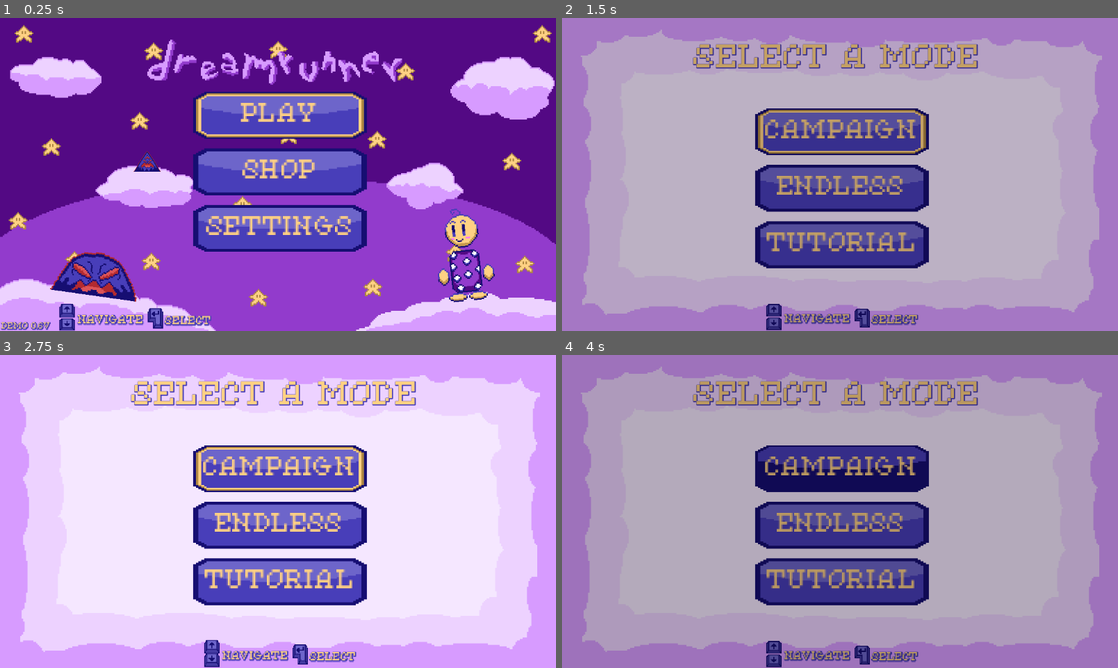
Above: before the commit, frames 1-4 (two rows, left to right).
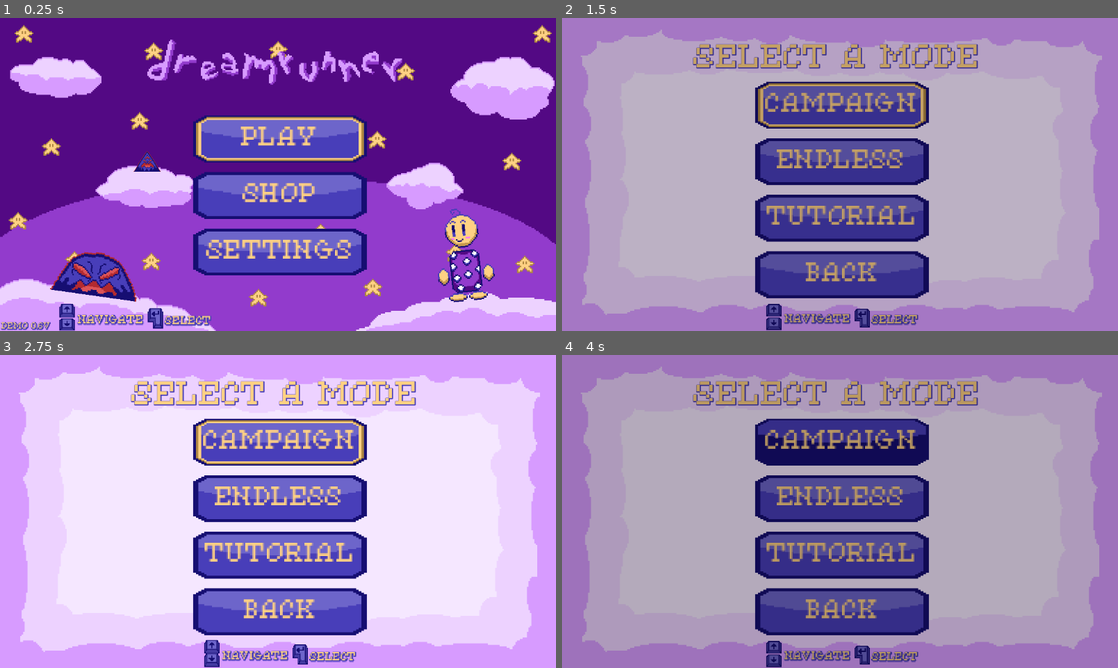
Above: after the commit, the same moments.

Repository: jacio-m/DreamRunner
Game: Godot game, scene res://HUD/main_menu.tscn
Two runs of this game, one before a commit and one after it. Both use one fixed random seed, a clock stepped at 60 frames per second and the inputs below. Sound files missing from this copy of the repository are replaced by a short silence.
Inputs:
- Up to frame 1 (0.25 s): no input
- Up to frame 2 (1.5 s): tap Enter (ui_accept) at 0.5, 0.77 s; hold Right (ui_right) from 0.53 s (still down)
- Up to frame 3 (2.75 s): tap Enter (ui_accept) at 1.52 s; release Right (ui_right) at 2.03 s; hold Left (ui_left) from 2.03 s (still down)
- Up to frame 4 (4 s): release Left (ui_left) at 2.78 s; hold Right (ui_right) from 2.78 s (still down); tap Enter (ui_accept) at 3.02, 3.77 s

The runs differ from the first frame. In frame 1, 18% of the frame differs, in the area x 34-66%, y 23-83%; in frame 2, 21%; in frame 3, 21%, in the area x 34-66%, y 20-90%; in frame 4, 21%.

Commit message:
Adjusted Buttons and Layouts + Added New Tutorial Content
Enhanced the mode select screen with more button functionality, adjusted the main menu layout, and now adding new content to the tutorial.

Diff:
--- a/HUD/Tutorial/tutorial1.gd
+++ b/HUD/Tutorial/tutorial1.gd
@@ -9,6 +9,7 @@
 	$ChildRun.play()
 	$RightKey.play()
 	$LeftKey.play()
+	$DownKey.play()
 
 func next():
 	MusicManager.play_SFX("res://Sounds/entersound.ogg")
--- a/HUD/Tutorial/tutorial1.tscn
+++ b/HUD/Tutorial/tutorial1.tscn
@@ -12,7 +12,9 @@
 [ext_resource type="Texture2D" uid="uid://b421tfqxeu1nq" path="res://HUD/Sprites/enter_key2.png" id="10_6hxyn"]
 [ext_resource type="Texture2D" uid="uid://bjy7gr83rq5vh" path="res://HUD/Sprites/up_key1.png" id="11_dujvt"]
 [ext_resource type="Texture2D" uid="uid://c0esvier6a7uo" path="res://HUD/Sprites/up_key2.png" id="12_jyflm"]
+[ext_resource type="Texture2D" uid="uid://d34mf6363jbiy" path="res://HUD/Sprites/down_key1.png" id="13_0r27a"]
 [ext_resource type="Texture2D" uid="uid://cc3tx0ltg3oly" path="res://Player/Jumping Animation/child_jumping1.png" id="13_5h8ak"]
+[ext_resource type="Texture2D" uid="uid://bxajn8lrlsmlb" path="res://HUD/Sprites/down_key2.png" id="14_6q5ag"]
 [ext_resource type="Texture2D" uid="uid://dbfd8qhxk0dw7" path="res://Player/Jumping Animation/child_jumping2.png" id="14_kmi3k"]
 [ext_resource type="Texture2D" uid="uid://ehqitl64kaw" path="res://Player/Jumping Animation/child_jumping3.png" id="15_bm6w2"]
 [ext_resource type="Texture2D" uid="uid://k41jfi7x7gb" path="res://Player/Jumping Animation/child_jumping4.png" id="16_wdedm"]
@@ -69,6 +71,20 @@
 "speed": 2.0
 }]
 
+[sub_resource type="SpriteFrames" id="SpriteFrames_1brtq"]
+animations = [{
+"frames": [{
+"duration": 1.0,
+"texture": ExtResource("13_0r27a")
+}, {
+"duration": 1.0,
+"texture": ExtResource("14_6q5ag")
+}],
+"loop": true,
+"name": &"Down Key",
+"speed": 2.0
+}]
+
 [sub_resource type="SpriteFrames" id="SpriteFrames_pdjei"]
 animations = [{
 "frames": [{
@@ -284,21 +300,27 @@
 animation = &"Enter Key"
 
 [node name="JumpLabel" type="Label" parent="."]
-offset_left = 240.0
+offset_left = 210.0
 offset_top = 400.0
-offset_right = 297.0
+offset_right = 333.0
 offset_bottom = 423.0
 theme_override_colors/font_color = Color(1, 0.819608, 0.513726, 1)
 theme_override_colors/font_shadow_color = Color(0.282353, 0.243137, 0.72549, 1)
 theme_override_constants/shadow_outline_size = 3
 theme_override_fonts/font = ExtResource("3_0r27a")
-text = "JUMP"
+text = "JUMP/FALL"
 
 [node name="UpKey" type="AnimatedSprite2D" parent="."]
-position = Vector2(268, 381)
+position = Vector2(249, 381)
 scale = Vector2(1.5, 1.5)
 sprite_frames = SubResource("SpriteFrames_5j066")
 animation = &"Up Key"
+
+[node name="DownKey" type="AnimatedSprite2D" parent="."]
+position = Vector2(294, 381)
+scale = Vector2(1.5, 1.5)
+sprite_frames = SubResource("SpriteFrames_1brtq")
+animation = &"Down Key"
 
 [node name="ChildJump" type="AnimatedSprite2D" parent="."]
 position = Vector2(271, 316)
--- a/HUD/Tutorial/tutorial3.gd
+++ b/HUD/Tutorial/tutorial3.gd
@@ -4,13 +4,15 @@
 	$ShadowIdle.play()
 	$ShadowSpike.play()
 	$ShadowKitty.play()
+	$ShadowBirdo.play()
+	$ShadowFrog.play()
 	$ConfirmLabel/EnterKey.play()
 	$BackButton.grab_focus()
-	$BackButton.pressed.connect(main_menu)
+	$BackButton.pressed.connect(back)
 
-func main_menu():
+func back():
 	MusicManager.play_SFX("res://Sounds/entersound.ogg")
 	$BackButton.release_focus()
 	var pressed_style = $BackButton.get("theme_override_styles/pressed")
 	$BackButton.add_theme_stylebox_override("normal", pressed_style)
-	FadeAnimation.fade_to_scene("res://HUD/main_menu.tscn")
+	FadeAnimation.fade_to_scene("res://HUD/mode_select.tscn")
--- a/HUD/Tutorial/tutorial3.tscn
+++ b/HUD/Tutorial/tutorial3.tscn
@@ -14,6 +14,10 @@
 [ext_resource type="Texture2D" uid="uid://h4giv54no387" path="res://Enemies/Shadows Sprites/shadow_spike2.png" id="11_obdt1"]
 [ext_resource type="Texture2D" uid="uid://dbcyv0jecjyix" path="res://Enemies/Shadows Sprites/kitty_shadow1.png" id="12_k8psr"]
 [ext_resource type="Texture2D" uid="uid://1mrw6km3au80" path="res://Enemies/Shadows Sprites/kitty_shadow2.png" id="13_5qalk"]
+[ext_resource type="Texture2D" uid="uid://c42pew68p4k5h" path="res://Enemies/Shadows Sprites/shadow_birdo1.png" id="15_ca2df"]
+[ext_resource type="Texture2D" uid="uid://ea18bg3u3dd2" path="res://Enemies/Shadows Sprites/shadow_birdo2.png" id="16_cpgxc"]
+[ext_resource type="Texture2D" uid="uid://cuwrr0w5qdlk8" path="res://Enemies/Shadows Sprites/shadow_frog1.png" id="17_8r2of"]
+[ext_resource type="Texture2D" uid="uid://bklvyqgg24cd5" path="res://Enemies/Shadows Sprites/shadow_frog2.png" id="18_wvn8y"]
 
 [sub_resource type="SpriteFrames" id="SpriteFrames_yglvg"]
 animations = [{
@@ -63,7 +67,7 @@
 }],
 "loop": true,
 "name": &"Shadow Spike Idle",
-"speed": 3.0
+"speed": 2.0
 }]
 
 [sub_resource type="SpriteFrames" id="SpriteFrames_cpgxc"]
@@ -77,7 +81,35 @@
 }],
 "loop": true,
 "name": &"Shadow Kitty Idle",
-"speed": 3.0
+"speed": 2.0
+}]
+
+[sub_resource type="SpriteFrames" id="SpriteFrames_1f24w"]
+animations = [{
+"frames": [{
+"duration": 1.0,
+"texture": ExtResource("15_ca2df")
+}, {
+"duration": 1.0,
+"texture": ExtResource("16_cpgxc")
+}],
+"loop": true,
+"name": &"default",
+"speed": 2.0
+}]
+
+[sub_resource type="SpriteFrames" id="SpriteFrames_eot8v"]
+animations = [{
+"frames": [{
+"duration": 1.0,
+"texture": ExtResource("17_8r2of")
+}, {
+"duration": 1.0,
+"texture": ExtResource("18_wvn8y")
+}],
+"loop": true,
+"name": &"default",
+"speed": 2.0
 }]
 
 [node name="Tutorial3" type="Node"]
@@ -138,7 +170,7 @@
 horizontal_alignment = 1
 
 [node name="ShadowIdle" type="AnimatedSprite2D" parent="."]
-position = Vector2(297, 267)
+position = Vector2(598, 315)
 scale = Vector2(3, 3)
 sprite_frames = SubResource("SpriteFrames_yglvg")
 animation = &"Shadow Idle"
@@ -164,7 +196,7 @@
 theme_override_styles/focus = SubResource("StyleBoxTexture_obdt1")
 theme_override_styles/pressed = SubResource("StyleBoxTexture_k8psr")
 theme_override_styles/normal = SubResource("StyleBoxTexture_5qalk")
-text = "MENU"
+text = "BACK"
 
 [node name="ConfirmLabel" type="Label" parent="."]
 offset_left = 553.0
@@ -184,13 +216,23 @@
 animation = &"Enter Key"
 
 [node name="ShadowSpike" type="AnimatedSprite2D" parent="."]
-position = Vector2(576, 357)
+position = Vector2(373, 270)
 scale = Vector2(3, 3)
 sprite_frames = SubResource("SpriteFrames_ca2df")
 animation = &"Shadow Spike Idle"
 
 [node name="ShadowKitty" type="AnimatedSprite2D" parent="."]
-position = Vector2(847, 260)
+position = Vector2(807, 245)
 scale = Vector2(3, 3)
 sprite_frames = SubResource("SpriteFrames_cpgxc")
 animation = &"Shadow Kitty Idle"
+
+[node name="ShadowBirdo" type="AnimatedSprite2D" parent="."]
+position = Vector2(805, 428)
+scale = Vector2(3, 3)
+sprite_frames = SubResource("SpriteFrames_1f24w")
+
+[node name="ShadowFrog" type="AnimatedSprite2D" parent="."]
+position = Vector2(375, 432)
+scale = Vector2(3, 3)
+sprite_frames = SubResource("SpriteFrames_eot8v")
--- a/HUD/main_menu.tscn
+++ b/HUD/main_menu.tscn
@@ -175,9 +175,9 @@
 anchor_right = 0.5
 anchor_bottom = 0.5
 offset_left = -176.0
-offset_top = -223.0
+offset_top = -174.0
 offset_right = -56.0
-offset_bottom = -30.0
+offset_bottom = 19.0
 grow_horizontal = 2
 grow_vertical = 2
 scale = Vector2(3, 3)
--- a/HUD/mode_buttons.gd
+++ b/HUD/mode_buttons.gd
@@ -7,6 +7,7 @@
 	$CampaignButton.pressed.connect(play_campaign)
 	$EndlessButton.pressed.connect(play_endless)
 	$TutorialButton.pressed.connect(tutorial_scene)
+	$BackButton.pressed.connect(main_menu)
 
 func play_campaign():
 	MusicManager.play_SFX("res://Sounds/entersound.ogg")
@@ -29,6 +30,13 @@
 	$TutorialButton.add_theme_stylebox_override("normal", pressed_style)
 	FadeAnimation.fade_to_scene("res://HUD/Tutorial/tutorial1.tscn")
 
+func main_menu():
+	MusicManager.play_SFX("res://Sounds/entersound.ogg")
+	$BackButton.release_focus()
+	var pressed_style = $BackButton.get("theme_override_styles/pressed")
+	$BackButton.add_theme_stylebox_override("normal", pressed_style)
+	FadeAnimation.fade_to_scene("res://HUD/main_menu.tscn")
+
 func _on_campaign_button_focus_entered():
 	MusicManager.play_SFX("res://Sounds/selectingsound.ogg")
 
@@ -37,3 +45,6 @@
 
 func _on_tutorial_button_focus_entered():
 	MusicManager.play_SFX("res://Sounds/selectingsound.ogg")
+
+func _on_back_button_focus_entered():
+	MusicManager.play_SFX("res://Sounds/selectingsound.ogg")
--- a/HUD/mode_select.tscn
+++ b/HUD/mode_select.tscn
@@ -106,9 +106,9 @@
 anchor_right = 0.5
 anchor_bottom = 0.5
 offset_left = -176.0
-offset_top = -189.0
+offset_top = -244.0
 offset_right = -56.0
-offset_bottom = 4.0
+offset_bottom = -62.0
 grow_horizontal = 2
 grow_vertical = 2
 scale = Vector2(3, 3)
@@ -156,6 +156,19 @@
 theme_override_styles/normal = SubResource("StyleBoxTexture_pwqg3")
 text = "TUTORIAL"
 
+[node name="BackButton" type="Button" parent="ModeButtons"]
+custom_minimum_size = Vector2(0, 65)
+layout_mode = 2
+mouse_filter = 2
+theme_override_colors/font_color = Color(1, 0.819608, 0.513726, 1)
+theme_override_colors/font_focus_color = Color(1, 0.819608, 0.513726, 1)
+theme_override_colors/font_pressed_color = Color(1, 0.819608, 0.513726, 1)
+theme_override_fonts/font = ExtResource("2_a047b")
+theme_override_styles/focus = SubResource("StyleBoxTexture_c4y5g")
+theme_override_styles/pressed = SubResource("StyleBoxTexture_mq7mh")
+theme_override_styles/normal = SubResource("StyleBoxTexture_pwqg3")
+text = "BACK"
+
 [node name="NavigateLabel" type="Label" parent="."]
 offset_left = 461.0
 offset_top = 613.0
@@ -198,3 +211,4 @@
 [connection signal="focus_entered" from="ModeButtons/CampaignButton" to="ModeButtons" method="_on_campaign_button_focus_entered"]
 [connection signal="focus_entered" from="ModeButtons/EndlessButton" to="ModeButtons" method="_on_endless_button_focus_entered"]
 [connection signal="focus_entered" from="ModeButtons/TutorialButton" to="ModeButtons" method="_on_tutorial_button_focus_entered"]
+[connection signal="focus_entered" from="ModeButtons/BackButton" to="ModeButtons" method="_on_back_button_focus_entered"]
Not shown: 1 places in HUD/Tutorial/tutorial1.tscn that only renumber resources
Not shown: 1 places in HUD/Tutorial/tutorial3.tscn that only renumber resources
